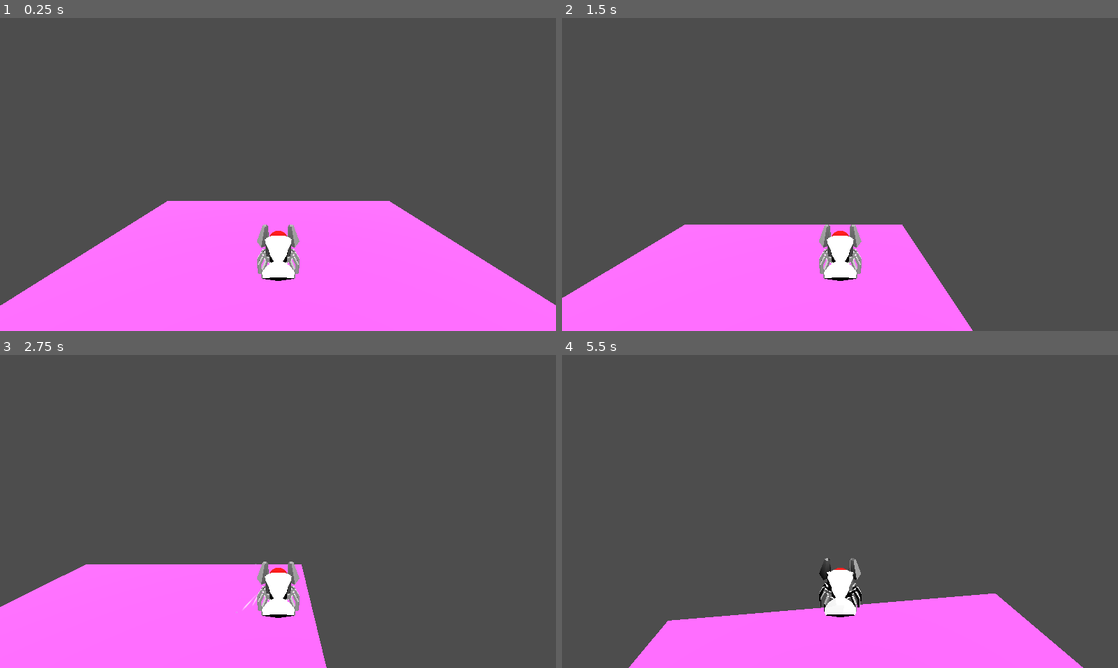
Above: before the commit, frames 1-4 (two rows, left to right).
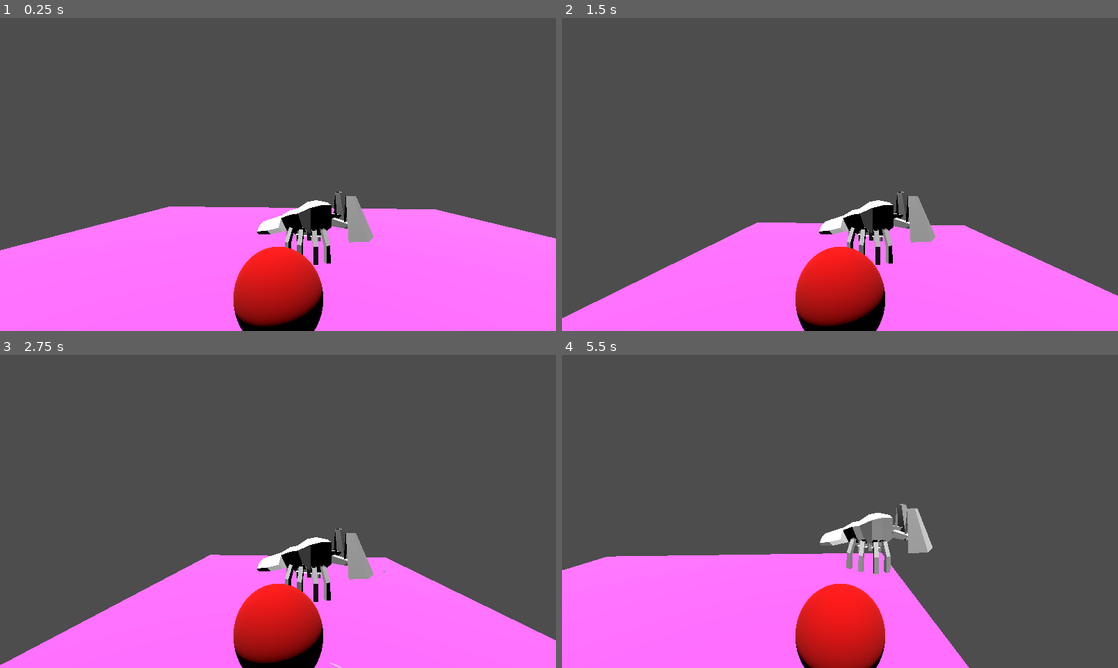
Above: after the commit, the same moments.

Repository: fazilhus/mantis-crab
Game: Godot game, scene res://scenes/test_v.tscn
Same seed, same stepped clock (60 frames per second), same inputs: the game is played once before the commit and once after it. This scene is started directly instead of the project's main scene.
Inputs (mouse positions are in pixels of both pictures, inside the frame that each line leads up to):
- Up to frame 1 (0.25 s): no input
- Up to frame 2 (1.5 s): tap Enter at 0.5 s; move the mouse to (962, 158) at 0.52 s; hold D (Right) 0.53-1.28 s; click (962, 158) at 0.6 s; tap Space (Jump_Action) at 0.77, 0.8, 1.07, 1.35 s; move the mouse to (728, 190) at 1.27 s; hold S (Backward) from 1.28 s (still down)
- Up to frame 3 (2.75 s): tap Space (Jump_Action) at 1.52, 1.82, 2.3 s; click (166, 527) at 1.55 s; move the mouse to (333, 442) at 2.02 s; release S (Backward) at 2.03 s; hold D (Right) from 2.03 s (still down); click (333, 442) at 2.1 s
- Up to frame 4 (5.5 s): move the mouse to (812, 574) at 2.77 s; release D (Right) at 2.78 s; hold W (Forward) 2.78-3.53 s; tap Ctrl (Grab) at 2.85 s; tap Space (Jump_Action) at 3.02, 3.32, 3.77, 3.8, 4.07, 4.52, 4.82, 5.1 s; click (812, 574) at 3.05 s; move the mouse to (1006, 558) at 3.52 s; hold A (Left) 3.53-4.28 s; tap M (Hide_Mouse) at 3.6 s; move the mouse to (795, 508) at 4.27 s; hold W (Forward) from 4.28 s (still down); click (795, 508) at 4.35 s; move the mouse to (845, 511) at 5.02 s

The runs differ from the first frame. In frame 1, 12% of the frame differs, in the area x 0-100%, y 55-100%; in frame 2, 16%; in frame 3, 21%; in frame 4, 22%, in the area x 0-94%, y 47-100%.

Commit message:
Movement almost fixed

Diff:
--- a/project.godot
+++ b/project.godot
@@ -71,6 +71,18 @@
 "events": [Object(InputEventJoypadMotion,"resource_local_to_scene":false,"resource_name":"","device":-1,"axis":2,"axis_value":1.0,"script":null)
 ]
 }
+Create_Bubble_Action={
+"deadzone": 0.5,
+"events": [Object(InputEventJoypadMotion,"resource_local_to_scene":false,"resource_name":"","device":-1,"axis":5,"axis_value":1.0,"script":null)
+, Object(InputEventMouseButton,"resource_local_to_scene":false,"resource_name":"","device":-1,"window_id":0,"alt_pressed":false,"shift_pressed":false,"ctrl_pressed":false,"meta_pressed":false,"button_mask":1,"position":Vector2(174, 5),"global_position":Vector2(183, 51),"factor":1.0,"button_index":1,"canceled":false,"pressed":true,"double_click":false,"script":null)
+]
+}
+Jump_Action={
+"deadzone": 0.5,
+"events": [Object(InputEventKey,"resource_local_to_scene":false,"resource_name":"","device":-1,"window_id":0,"alt_pressed":false,"shift_pressed":false,"ctrl_pressed":false,"meta_pressed":false,"pressed":false,"keycode":0,"physical_keycode":32,"key_label":0,"unicode":32,"location":0,"echo":false,"script":null)
+, Object(InputEventJoypadButton,"resource_local_to_scene":false,"resource_name":"","device":-1,"button_index":0,"pressure":0.0,"pressed":false,"script":null)
+]
+}
 Camera_Up={
 "deadzone": 0.5,
 "events": [Object(InputEventJoypadMotion,"resource_local_to_scene":false,"resource_name":"","device":-1,"axis":3,"axis_value":-1.0,"script":null)
--- a/scenes/level.tscn
+++ b/scenes/level.tscn
@@ -5,13 +5,6 @@
 
 [node name="Level" type="Node3D"]
 script = ExtResource("1_s1i0l")
-
-[node name="WorldEnvironment" type="WorldEnvironment" parent="."]
-environment = SubResource("Environment_7n8p6")
-
-[node name="DirectionalLight3D" type="DirectionalLight3D" parent="."]
-transform = Transform3D(-0.866023, -0.433016, 0.250001, 0, 0.499998, 0.866027, -0.500003, 0.749999, -0.43301, 0, 0, 0)
-shadow_enabled = true
 
 [node name="Checkpoints" type="Node" parent="."]
 unique_name_in_owner = true
--- a/scenes/player_character.tscn
+++ b/scenes/player_character.tscn
@@ -3,6 +3,12 @@
 [ext_resource type="Script" path="res://scripts/player_character.gd" id="1_w7rqf"]
 [ext_resource type="PackedScene" path="res://scenes/camera_gimble.tscn" id="2_c3q04"]
 [ext_resource type="PackedScene" uid="uid://dqb6myuv8oh2k" path="res://scenes/mantis crab placeholder.fbx" id="2_e8b2q"]
+
+[sub_resource type="StandardMaterial3D" id="StandardMaterial3D_7xayt"]
+albedo_color = Color(1, 0, 0, 1)
+
+[sub_resource type="SphereMesh" id="SphereMesh_x4ymr"]
+material = SubResource("StandardMaterial3D_7xayt")
 
 [sub_resource type="SphereShape3D" id="SphereShape3D_iukbm"]
 
@@ -25,8 +31,7 @@
 
 [node name="CameraGimble" parent="." instance=ExtResource("2_c3q04")]
 unique_name_in_owner = true
-transform = Transform3D(1, 0, 0, 0, 0.978148, 0.207912, 0, -0.207912, 0.978148, 0, 2, 0)
-camera_position = Vector3(0, 2, 8)
+transform = Transform3D(-0.067371, 0, 0.997728, 0, 1, 0, -0.997728, 0, -0.067371, 5.47209, 2, 0.343242)
 
 [node name="BubbleMarker" type="Marker3D" parent="CameraGimble"]
 unique_name_in_owner = true
--- a/scripts/bubble.gd
+++ b/scripts/bubble.gd
@@ -7,7 +7,7 @@
 
 @onready var mesh = %BubbleMesh
 
-const MAX_POWER = 10
+const MAX_POWER = 2.5
 
 var in_coral: bool = false
 var tween : Tween
Not shown: 1 places in assets/fx/bubble.tres that only renumber resources
Not shown: 1 places in assets/fx/implosion-bubbles.tres that only renumber resources
Not shown: 1 places in assets/fx/implosion-inner.tres that only renumber resources
Not shown: 1 places in assets/fx/implosion-outer.tres that only renumber resources
Not shown: 1 places in assets/fx/implosion-streaks.tres that only renumber resources
Not shown: 1 places in scenes/game.tscn that only renumber resources
